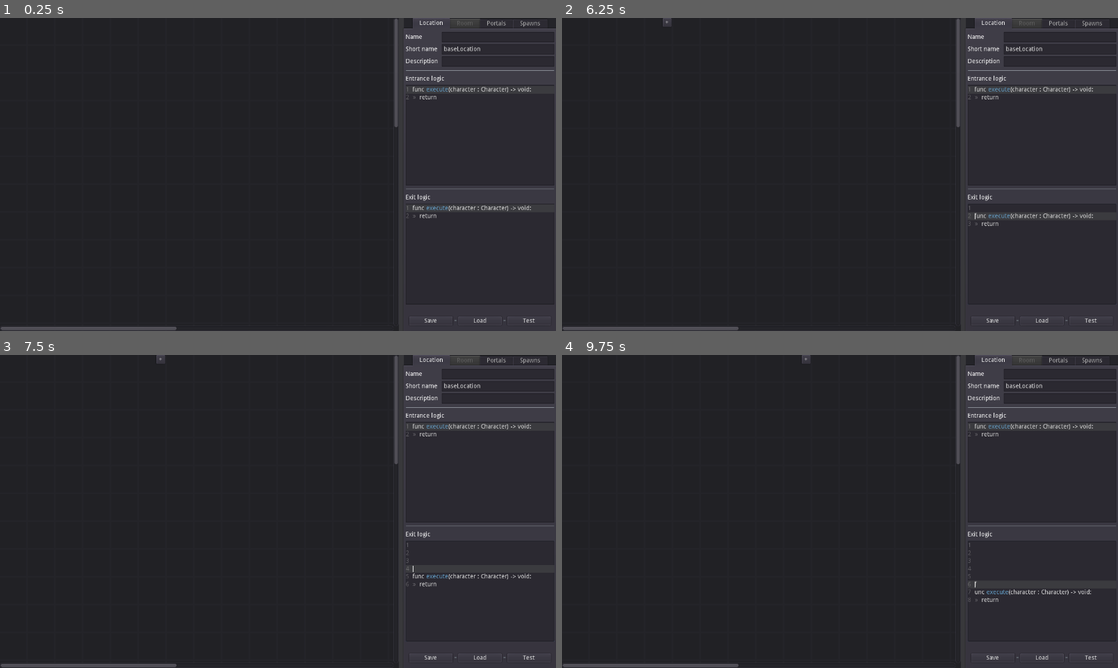
Above: before the commit, frames 1-4 (two rows, left to right).
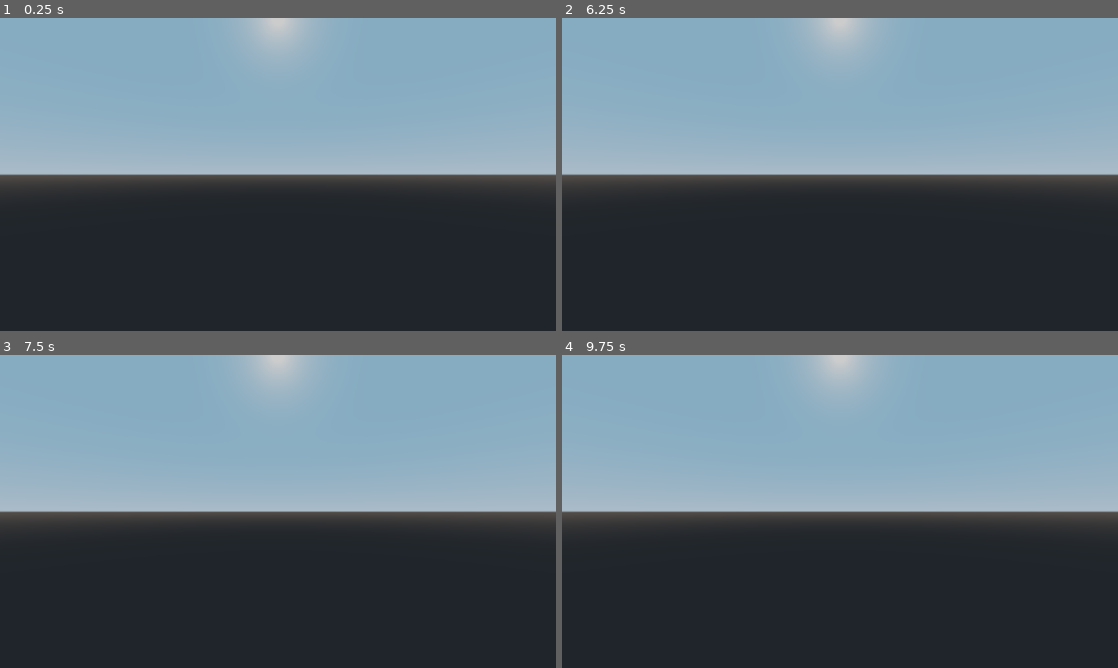
Above: after the commit, the same moments.

Repository: jbatistareis/d-engine
Game: Godot game, scene res://visuals/battle/battleArena.tscn
Same seed, same stepped clock (60 frames per second), same inputs: the game is played once before the commit and once after it. Before the commit the project starts from res://tools/location/locationEditor.tscn.
Inputs (mouse positions are in pixels of both pictures, inside the frame that each line leads up to):
- Up to frame 1 (0.25 s): no input
- Up to frame 2 (6.25 s): click (1090, 321) at 0.5 s, where only the run before the commit has a clickable "Test"; click (995, 321) at 1.25 s, where only the run before the commit has a clickable "Save"; click (1040, 321) at 2 s, where only the run before the commit has a clickable "Load"; tap Enter (ui_accept) at 2.75, 3.02, 3.5, 3.77, 5, 5.75, 6.02 s; move the mouse to (573, 30) at 2.77 s; press the mouse at (573, 30) at 2.78 s; hold Right (ui_right) 2.78-3.53 s; move the mouse to (600, 30) at 3.52 s; release the mouse at (600, 30) at 3.53 s; hold Down (ui_down) 3.53-4.25 s; right-click (600, 30) at 3.6 s; click (600, 30) at 3.67 s; click (612, 21) at 4.25 s, where only the run before the commit has a clickable "+"; move the mouse to (628, 30) at 5.02 s; press the mouse at (628, 30) at 5.03 s; hold Right (ui_right) 5.03-5.78 s; move the mouse to (656, 30) at 5.77 s; release the mouse at (656, 30) at 5.78 s; hold Up (ui_up) from 5.78 s (still down); right-click (656, 30) at 5.85 s; click (656, 30) at 5.92 s
- Up to frame 3 (7.5 s): tap Enter (ui_accept) at 6.5, 6.77, 7.25 s; move the mouse to (122, 367) at 6.52 s; release Up (ui_up) at 6.53 s; press the mouse at (122, 367) at 6.53 s; hold Left (ui_left) from 6.53 s (still down); move the mouse to (150, 367) at 7.27 s; release the mouse at (150, 367) at 7.28 s; right-click (150, 367) at 7.35 s; click (150, 367) at 7.42 s
- Up to frame 4 (9.75 s): tap Enter (ui_accept) at 7.52, 9.02 s; move the mouse to (739, 367) at 8.02 s; release Left (ui_left) at 8.03 s; press the mouse at (739, 367) at 8.03 s; hold Down (ui_down) 8.03-8.78 s; move the mouse to (767, 367) at 8.77 s; release the mouse at (767, 367) at 8.78 s; hold Right (ui_right) 8.78-9.53 s; right-click (767, 367) at 8.85 s; click (767, 367) at 8.92 s; move the mouse to (795, 367) at 9.52 s; press the mouse at (795, 367) at 9.53 s; hold Up (ui_up) from 9.53 s (still down)

The runs differ from the first frame. In frame 1, 54% of the frame differs, in the area x 0-100%, y 0-100%; in frame 2, 54%; in frame 3, 54%; in frame 4, 54%.

Commit message:
changed a few wordings, added new descritive properties to ai, noop defaults

Diff:
--- a/logic/ai/fact.gd
+++ b/logic/ai/fact.gd
@@ -2,6 +2,8 @@
 
 const _NOOP : String = 'func execute(executor : Character, suspects : Array) -> Array:\n\treturn []'
 
+var name : String = 'Fact'
+var description : String = 'NOOP fact'
 var analyzeScript : String = _NOOP
 
 
--- a/logic/ai/verdict.gd
+++ b/logic/ai/verdict.gd
@@ -1,5 +1,7 @@
 class_name Verdict
 
+var name : String = 'Verdict'
+var description : String = 'NOOP verdict'
 var concreteFacts : Array = [] # holds 2 dimensional arrays [<FACT>, <MOVE>]
 
 
--- a/logic/characters/move.gd
+++ b/logic/characters/move.gd
@@ -3,8 +3,8 @@
 const _INTERNAL_MOVE_SCRIPT_NOOP_VALUE : String = 'func getValue(character : Character) -> int:\n\treturn 0'
 const _INTERNAL_MOVE_SCRIPT_NOOP_OUTCOME : String = 'func getOutcome(character : Character) -> int:\n\treturn 0'
 
-var name : String = ''
-var description : String = ''
+var name : String = 'Move'
+var description : String = 'NOOP move'
 var valueExpression : String = _INTERNAL_MOVE_SCRIPT_NOOP_VALUE
 var outcomeExpression : String = _INTERNAL_MOVE_SCRIPT_NOOP_OUTCOME
 var cdPre : int = 0
--- a/logic/managers/battleManager.gd
+++ b/logic/managers/battleManager.gd
@@ -18,12 +18,14 @@
 		self.players = players
 		self.enemies = enemies
 
-		yield(Signals, "battleScreenSetUp")
+		yield(Signals, "battleScreenReady")
 
 		# TODO pick order, ramdomize initial cd (or not)
 		for player in players:
 			if player.verdictActive:
 				Signals.emit_signal("commandPublished", VerdictCommand.new(player, 1))
+			else:
+				Signals.emit_signal("commandPublished", AskPlayerBattleInputCommand.new(player, 1))
 
 		for enemy in enemies:
 			if enemy.verdictActive:
--- a/logic/managers/commandManager.gd
+++ b/logic/managers/commandManager.gd
@@ -19,6 +19,8 @@
 
 	add_child(timer)
 	timer.connect("timeout", self, "tick")
+
+	reset()
 
 
 func tick() -> void:
--- a/logic/signals.gd
+++ b/logic/signals.gd
@@ -54,7 +54,7 @@
 signal askedPlayerBattleInput(character) # use as a cue show a command window
 signal playerConfirmedBattleInput(command) # use when the player picks a command
 # used as internal communication, dont fire, or listen to then
-signal battleScreenSetUp() # used to continue to run battle logic
+signal battleScreenReady() # used to continue to run battle logic
 
 
 # inventory
--- a/project.godot
+++ b/project.godot
@@ -239,7 +239,7 @@
 "language": "GDScript",
 "path": "res://logic/locations/room.gd"
 }, {
-"base": "Command",
+"base": "Reference",
 "class": "RoomDamageCommand",
 "language": "GDScript",
 "path": "res://logic/commands/roomDamageCommand.gd"
@@ -299,7 +299,7 @@
 "language": "GDScript",
 "path": "res://logic/commands/verdictCommand.gd"
 }, {
-"base": "Command",
+"base": "Reference",
 "class": "WaitCommand",
 "language": "GDScript",
 "path": "res://logic/commands/waitCommand.gd"
@@ -375,7 +375,7 @@
 [application]
 
 config/name="D Engine"
-run/main_scene="res://tools/location/locationEditor.tscn"
+run/main_scene="res://visuals/battle/battleArena.tscn"
 config/icon="res://icon.png"
 
 [audio]
--- a/visuals/battle/battleArena.gd
+++ b/visuals/battle/battleArena.gd
@@ -8,7 +8,7 @@
 
 
 func setup(players : Array, enemies : Array) -> void:
-	Signals.emit_signal("battleScreenSetUp")
+	Signals.emit_signal("battleScreenReady")
 
 
 # TODO
@@ -17,6 +17,4 @@
 
 
 func showPlayerMenu(player : Character) -> void:
-	# TODO build proper object
-	var menu = GuiWindowModel.new()
-	Signals.emit_signal("guiOpenWindow", menu)
+	Signals.emit_signal("guiOpenWindow", BattleMenu.new(player))
